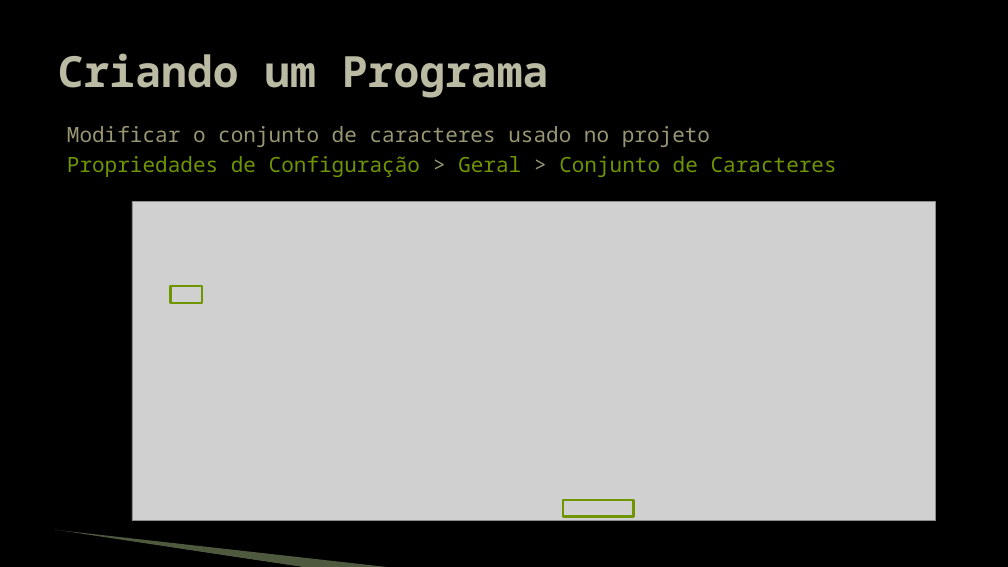
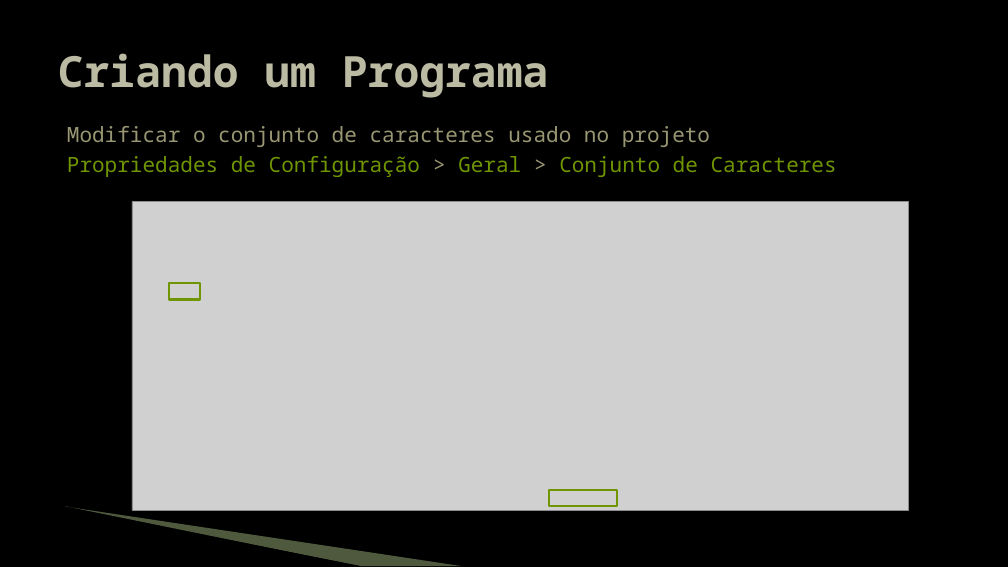
Before and after one commit to JudsonSS/Jogos, a slide deck: slide 20 of Slides/01. Programação Windows.pptx. Drawn at 1008x567 pixels with LibreOffice and Linux fonts; fonts in the diff are those of the drawing; grey boxes stand for pictures; background and template pictures are left out. Boxes give left, top, right and bottom in pixels: in the first picture for what was removed or moved away, otherwise in the second. Text is boxed around its words. In the diff, an @@ line names an element or a change of style, - is before the commit and + after.

```diff
--- a/Slides/01. Programação Windows.pptx
+++ b/Slides/01. Programação Windows.pptx
@@ picture: place and size @@
-picture at <box>132,202,936,521</box>
+picture at <box>132,202,910,510</box>
@@ rectangle: place and size @@
-rectangle at <box>171,286,203,303</box>
+rectangle at <box>169,283,200,299</box>
@@ freeform shape: place and size @@
-freeform shape at <box>54,531,306,567</box>
+freeform shape at <box>64,508,360,566</box>
@@ freeform shape: place and size @@
-freeform shape at <box>55,530,393,567</box>
+freeform shape at <box>66,507,463,566</box>
@@ rectangle: place and size @@
-rectangle at <box>563,500,634,516</box>
+rectangle at <box>549,490,617,506</box>
```
Also in this commit, not shown: 43 other slides changed, 1 other file.
